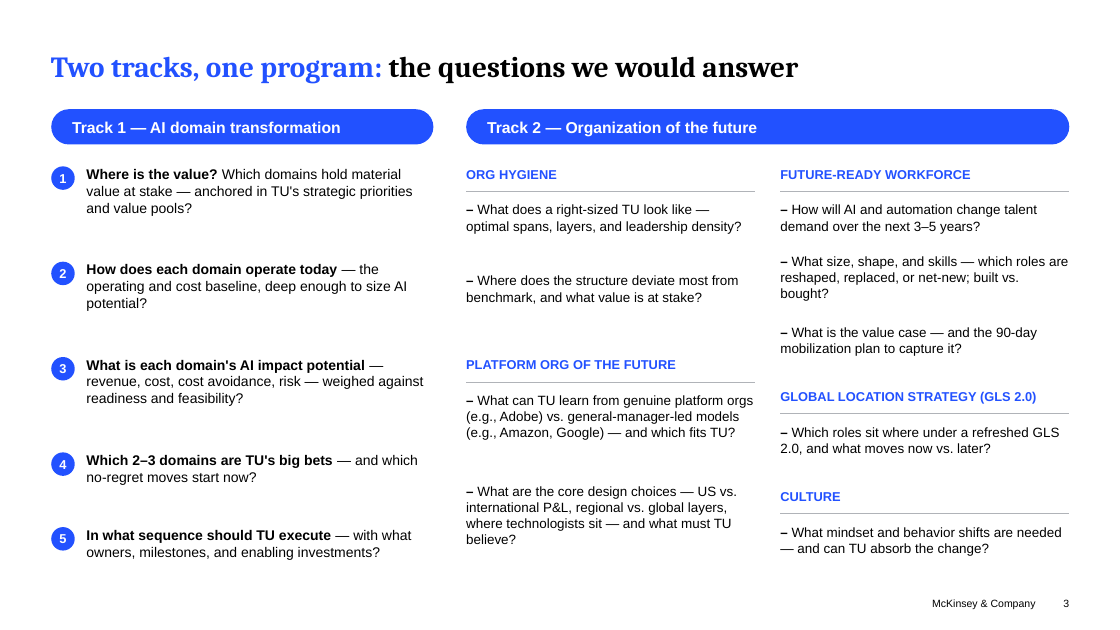
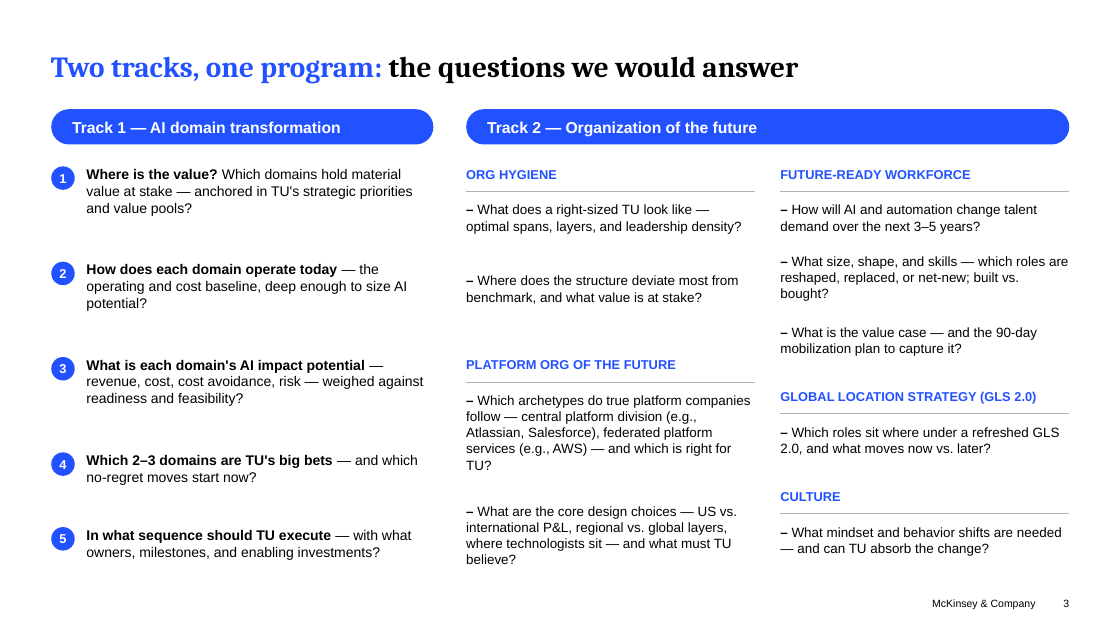
Before and after one commit to parthb102/Repo, a slide deck: slide 3 of proposal/TU_Org_AI_3pager_vDraft.pptx. Drawn at 1120x630 pixels with LibreOffice and Linux fonts; fonts in the diff are those of the drawing. Boxes give left, top, right and bottom in pixels: in the first picture for what was removed or moved away, otherwise in the second. Text is boxed around its words. In the diff, an @@ line names an element or a change of style, - is before the commit and + after.

```diff
--- a/proposal/TU_Org_AI_3pager_vDraft.pptx
+++ b/proposal/TU_Org_AI_3pager_vDraft.pptx
@@ text at (466, 395, 751, 470): text changed @@
-– What can TU learn from genuine platform orgs (e.g., Adobe) vs. general-manager-led models (e.g., Amazon, Google) — and which fits TU?
+– Which archetypes do true platform companies follow — central platform division (e.g., Atlassian, Salesforce), federated platform services (e.g., AWS) — and which is right for TU?
@@ text "– What are the core ...": place and size @@
-text "– What are the core ..." at (466, 486, 737, 544)
+text "– What are the core ..." at (466, 506, 737, 564)
```
Also in this commit, not shown: 1 other file.
